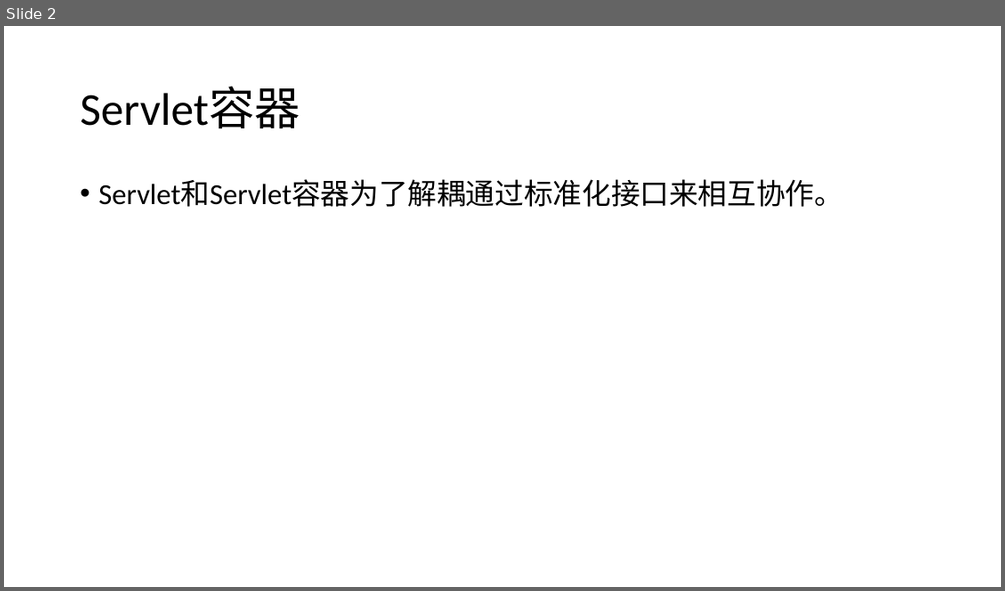
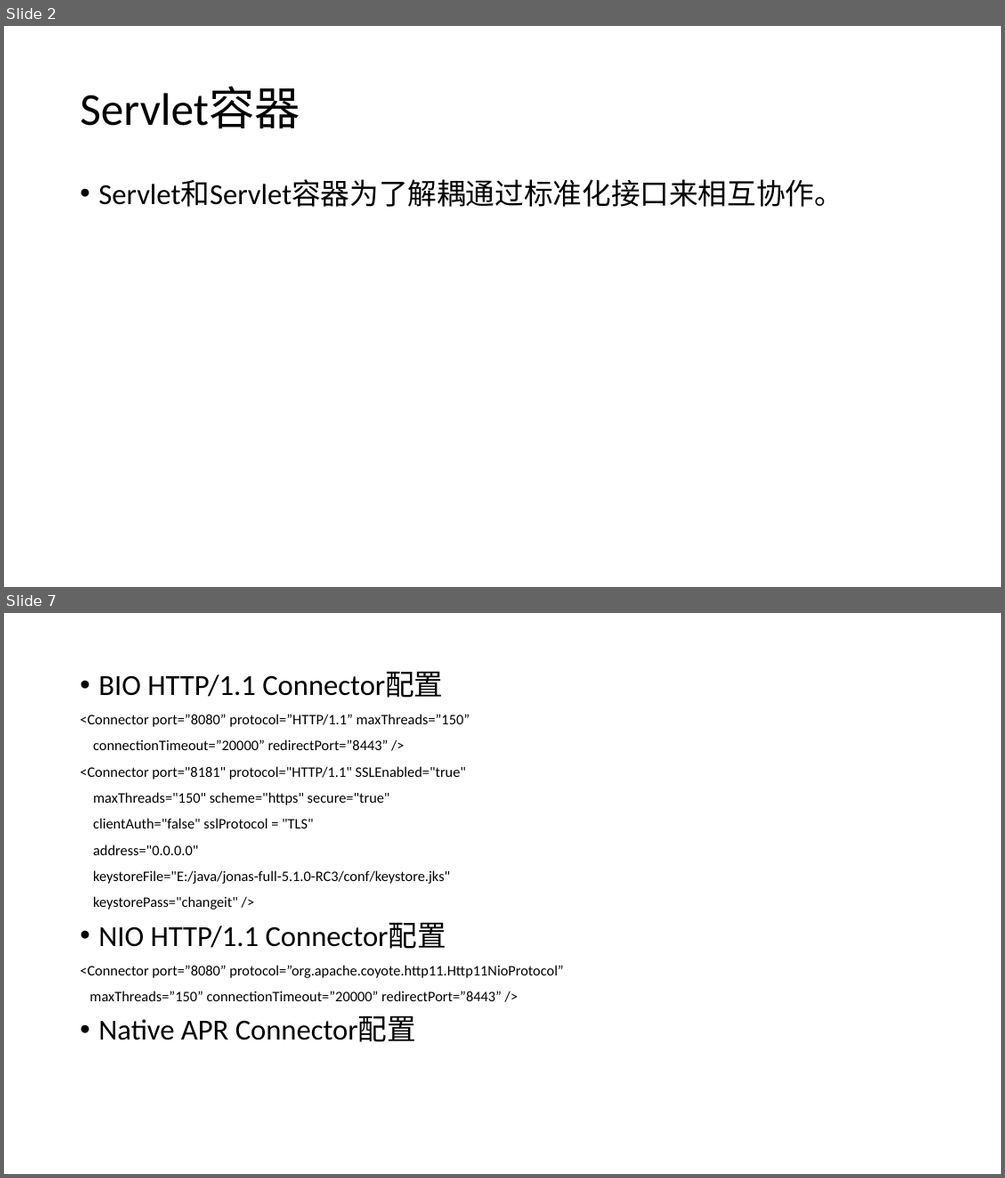
Before and after one commit to zy475459736/progress, a slide deck: servlets/Servlet.pptx. Shown one above the other, each under a label of ours: slide 2 before the commit, slides 2 and 7 after it; the slides between them are not shown. The pictures are 1005x591 and 1005x1178 pixels, drawn with LibreOffice and Linux fonts; fonts in the diff are those of the drawing. Boxes give left, top, right and bottom in pixels: in the first picture for what was removed or moved away, otherwise in the second. Text is boxed around its words. In the diff, an @@ line names an element or a change of style, - is before the commit and + after.

```diff
--- a/servlets/Servlet.pptx
+++ b/servlets/Servlet.pptx
@@ slide 7 added at [4,613,1001,1174], background #FFFFFF @@
@@ text added at [80,671,563,1042], 14 pt, text #000000 @@
+• BIO HTTP/1.1 Connector配置
+<Connector port=”8080” protocol=”HTTP/1.1” maxThreads=”150”
+connectionTimeout=”20000” redirectPort=”8443” />
+<Connector port="8181" protocol="HTTP/1.1" SSLEnabled="true"
+maxThreads="150" scheme="https" secure="true"
+clientAuth="false" sslProtocol = "TLS"
+address="0.0.0.0"
+keystoreFile="E:/java/jonas-full-5.1.0-RC3/conf/keystore.jks"
+keystorePass="changeit" />
+• NIO HTTP/1.1 Connector配置
+<Connector port=”8080” protocol=”org.apache.coyote.http11.Http11NioProtocol”
+maxThreads=”150” connectionTimeout=”20000” redirectPort=”8443” />
+• Native APR Connector配置
```
Also in this commit, not shown: 9 other slides added.
